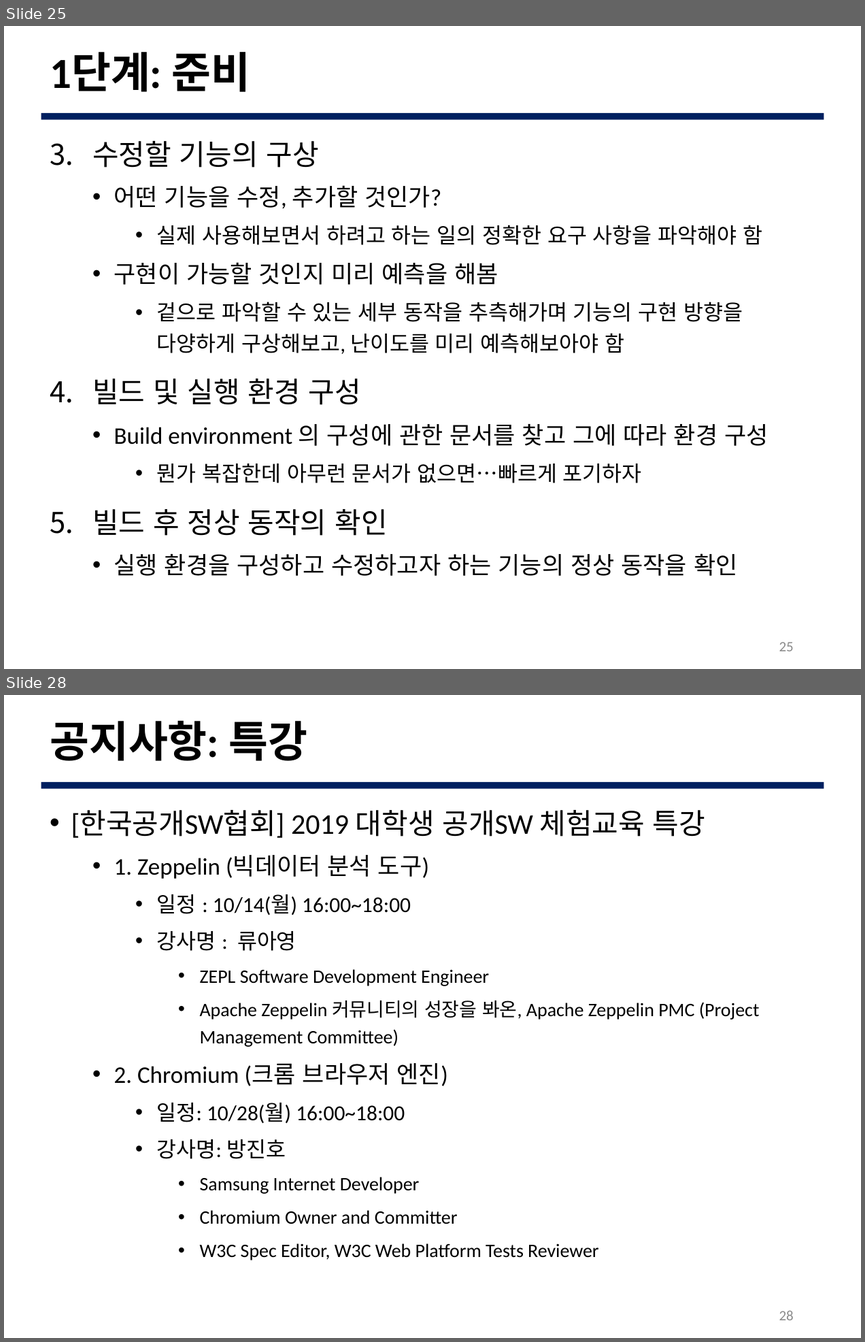
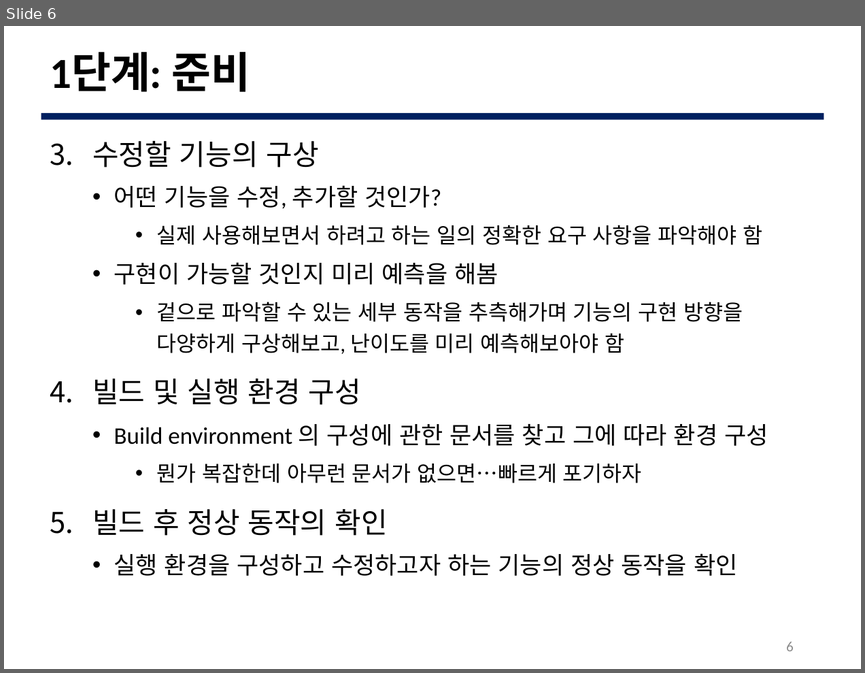
Before and after one commit to JBNU-JEduTools/osscourse, a slide deck: Slides/8. 코드 분석 1.pptx. Shown one above the other, each under a label of ours: slides 25 and 28 before the commit, slide 6 after it; the slides between them are not shown. The pictures are 865x1342 and 865x673 pixels, drawn with LibreOffice and Linux fonts; fonts in the diff are those of the drawing; background and template pictures are left out. Boxes give left, top, right and bottom in pixels: in the first picture for what was removed or moved away, otherwise in the second. Text is boxed around its words. In the diff, an @@ line names an element or a change of style, - is before the commit and + after.

```diff
--- a/Slides/8. 코드 분석 1.pptx
+++ b/Slides/8. 코드 분석 1.pptx
@@ slide 28 removed at (4, 695, 861, 1338), background #FFFFFF; not listed: 1 template element that a slide beside it also shows @@
@@ title removed at (50, 720, 308, 761) @@
-공지사항: 특강
@@ text removed at (71, 810, 759, 1260) @@
-• [한국공개SW협회] 2019 대학생 공개SW 체험교육 특강
-  • 1. Zeppelin (빅데이터 분석 도구)
-    • 일정 : 10/14(월) 16:00~18:00
-    • 강사명 : 류아영
-      • ZEPL Software Development Engineer
-      • Apache Zeppelin 커뮤니티의 성장을 봐온, Apache Zeppelin PMC (Project Management Committee)
-  • 2. Chromium (크롬 브라우저 엔진)
-    • 일정: 10/28(월) 16:00~18:00
-    • 강사명: 방진호
-      • Samsung Internet Developer
-      • Chromium Owner and Committer
-      • W3C Spec Editor, W3C Web Platform Tests Reviewer
@@ page number removed at (779, 1310, 793, 1320) @@
-28
@@ what was slide 25 is now slide 6 @@
@@ page number at (786, 641, 793, 651): text changed @@
-25
+6
```
Also in this commit, not shown: 9 slides changed, 15 slides added, 39 other slides removed, 5 other files.
